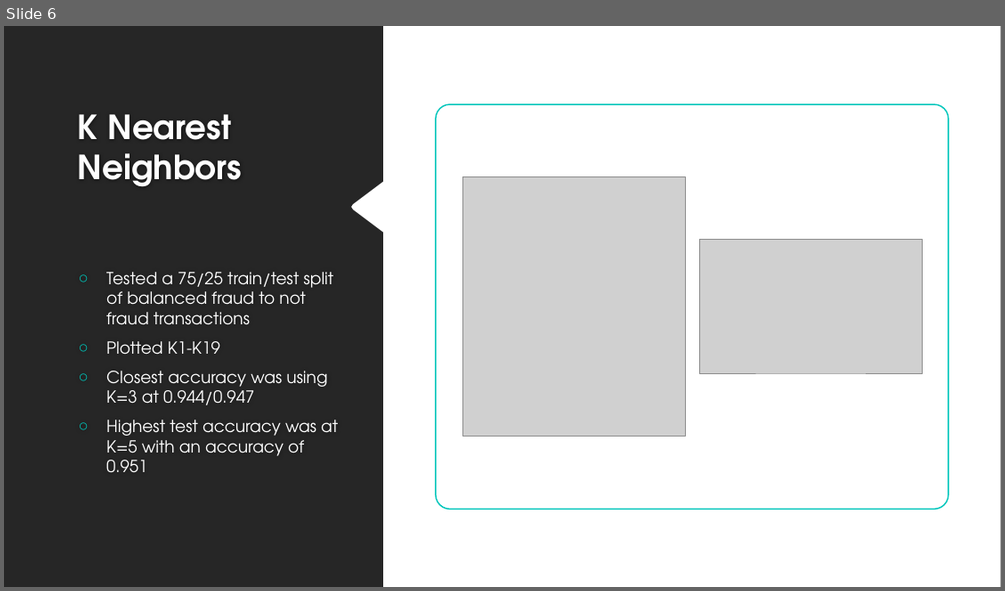
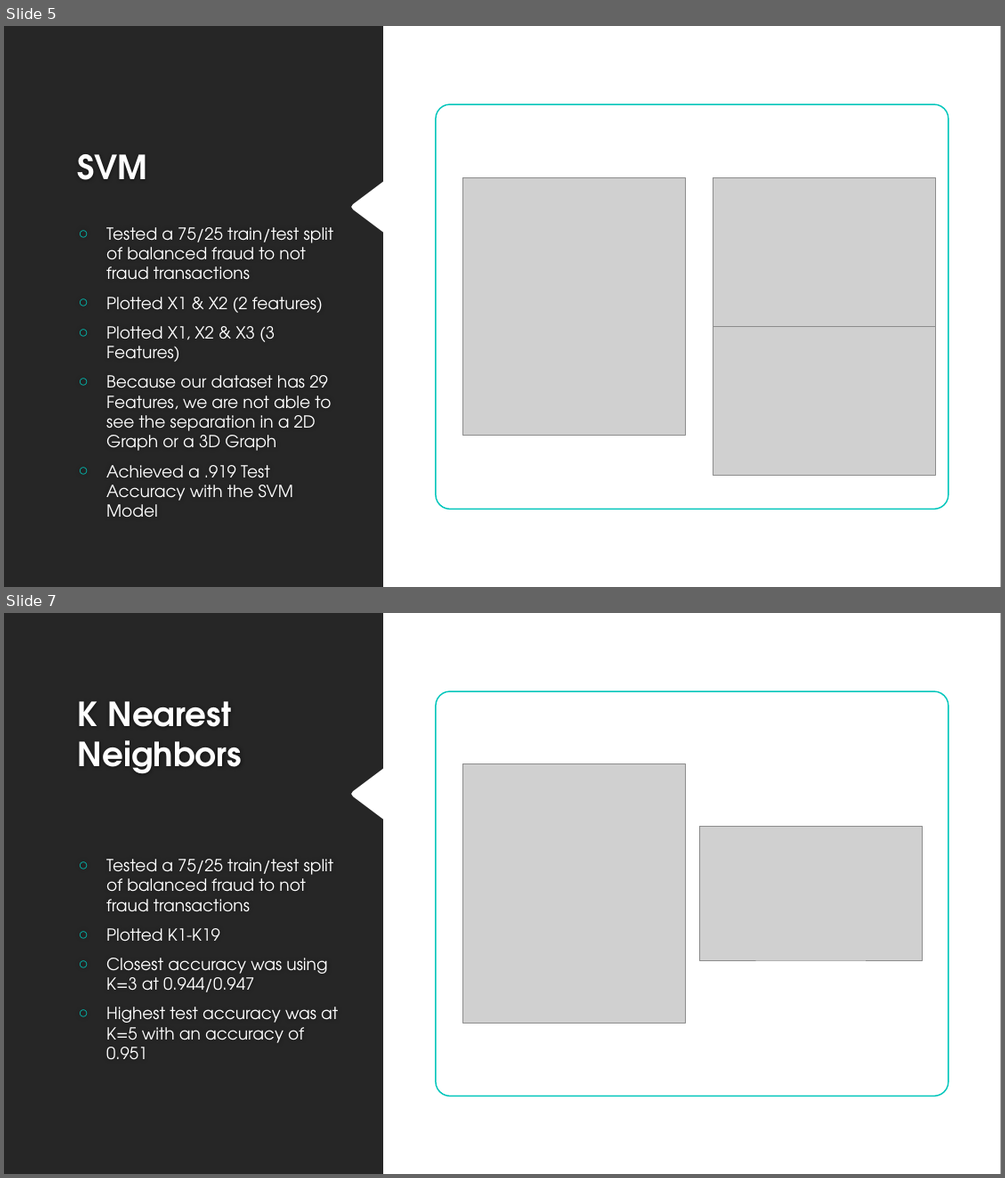
Before and after one commit to Sal-r/Credit-Card-Fraud, a slide deck: Credit_Card_Fraud_Presentation.pptx. Shown one above the other, each under a label of ours: slide 6 before the commit, slides 5 and 7 after it; the slides between them are not shown. The pictures are 1005x591 and 1005x1178 pixels, drawn with LibreOffice and Linux fonts; fonts in the diff are those of the drawing; grey boxes stand for pictures; background and template pictures are left out. Boxes give left, top, right and bottom in pixels: in the first picture for what was removed or moved away, otherwise in the second. Text is boxed around its words. In the diff, an @@ line names an element or a change of style, - is before the commit and + after.

Commit message:
ppt

```diff
--- a/Credit_Card_Fraud_Presentation.pptx
+++ b/Credit_Card_Fraud_Presentation.pptx
@@ slide 5 added at bbox=[4, 26, 1001, 587], background #212121 @@
@@ rectangle added at bbox=[4, 26, 1001, 587], fill #FFFFFF @@
@@ freeform shape added at bbox=[4, 26, 383, 587], fill #262626 @@
@@ rounded rectangle added at bbox=[436, 104, 948, 509], fill #FFFFFF, outline #00C6BB 1.25 pt @@
@@ title added at bbox=[78, 154, 147, 180], 32 pt, text #FEFEFE, bold @@
+SVM
@@ picture added at bbox=[463, 178, 686, 435] @@
@@ picture added at bbox=[713, 178, 936, 327] @@
@@ text added at bbox=[106, 227, 334, 517], 16 pt, text #FFFFFF @@
+○ Tested a 75/25 train/test split of balanced fraud to not fraud transactions
+○ Plotted X1 & X2 (2 features)
+○ Plotted X1, X2 & X3 (3 Features)
+○ Because our dataset has 29 Features, we are not able to see the separation in a 2D Graph or a 3D Graph
+○ Achieved a .919 Test Accuracy with the SVM Model
@@ picture added at bbox=[713, 326, 936, 475] @@
@@ what was slide 6 is now slide 7 @@
```
Also in this commit, not shown: 1 other slide added, 1 slide removed, 2 other files.
